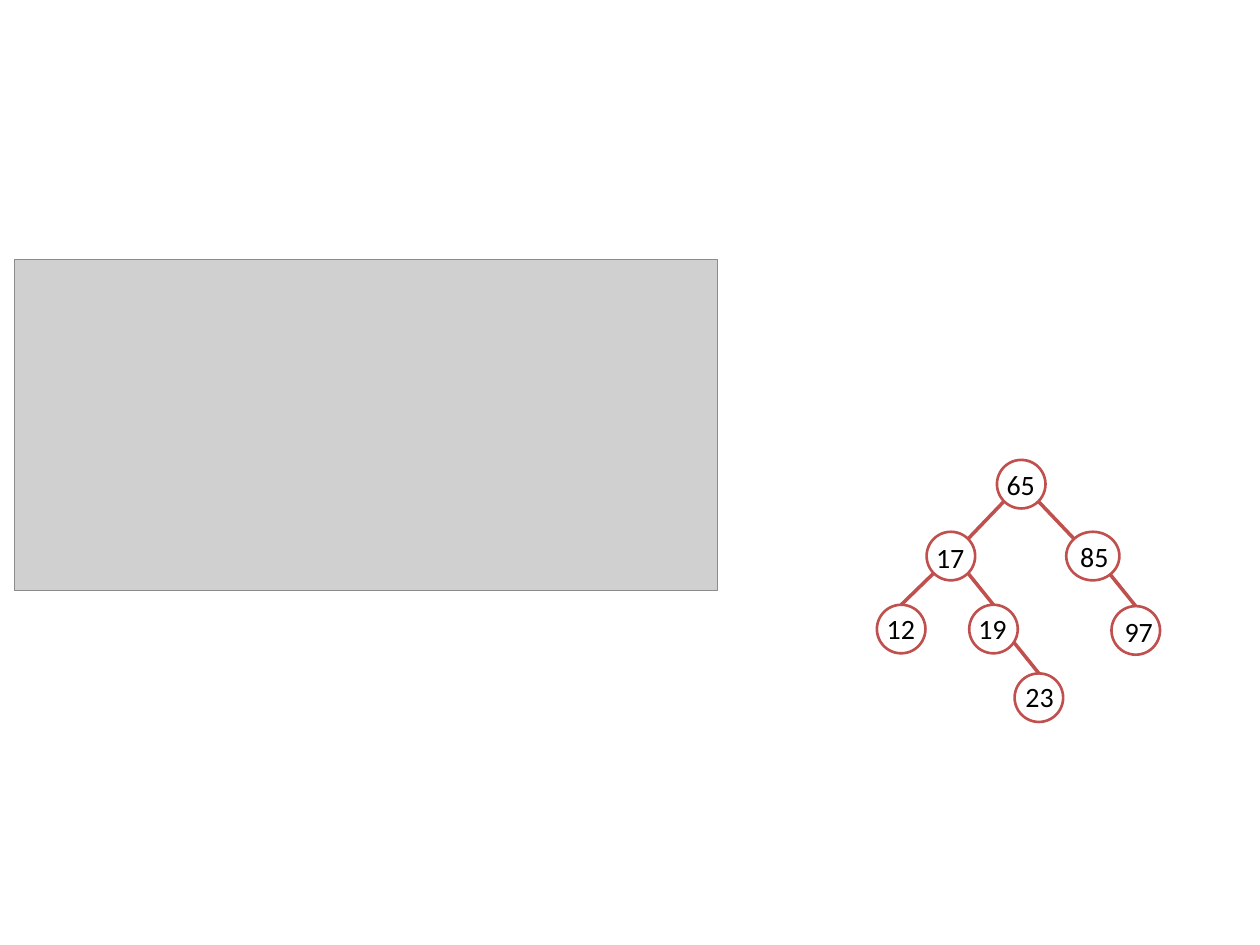
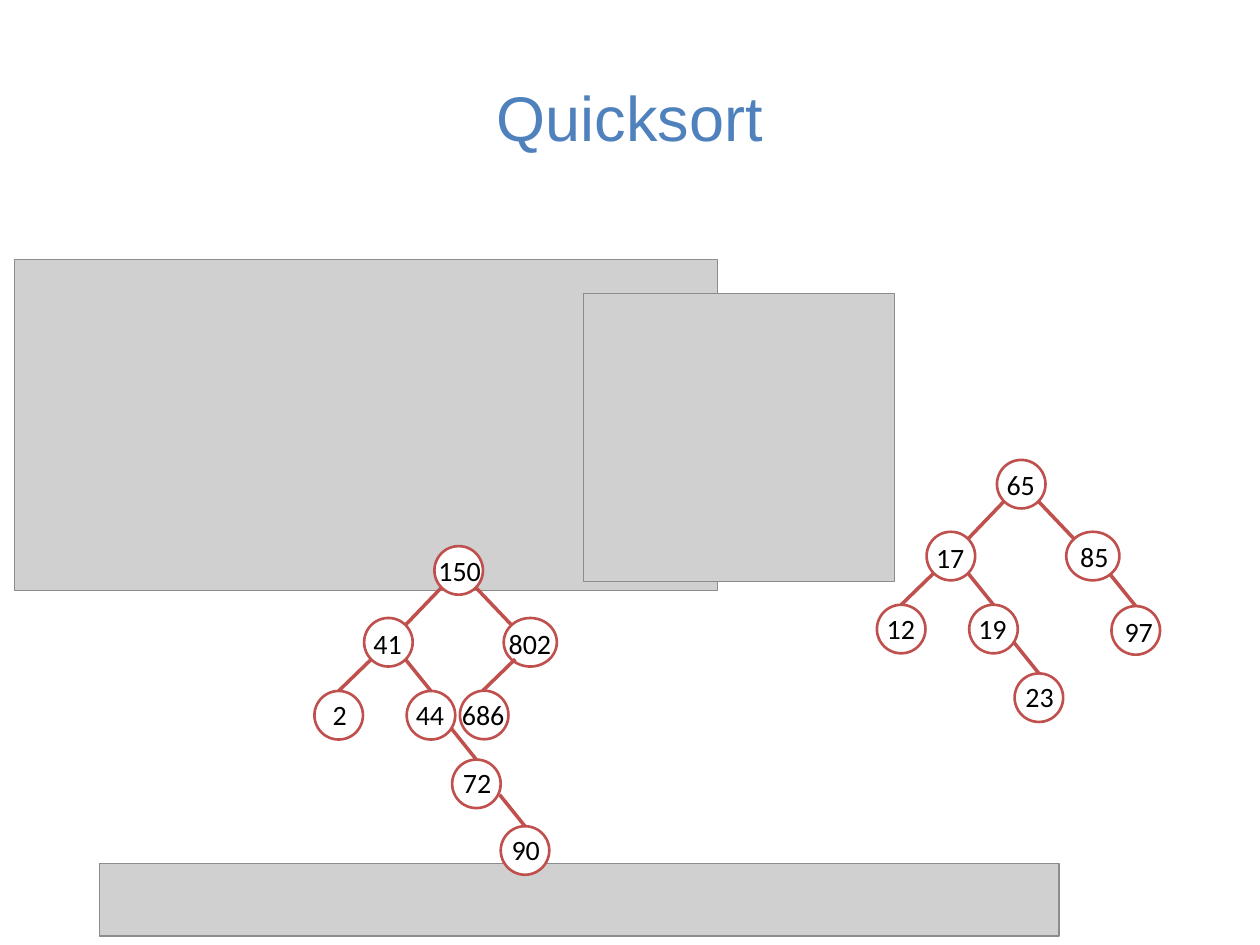
Before and after one commit to guhofstra/CSC111Fa25, a slide deck: slide 25 of FinalExamRelated.pptx. Drawn at 1260x945 pixels with LibreOffice and Linux fonts; fonts in the diff are those of the drawing; grey boxes stand for pictures. Boxes give left, top, right and bottom in pixels: in the first picture for what was removed or moved away, otherwise in the second. Text is boxed around its words. In the diff, an @@ line names an element or a change of style, - is before the commit and + after.

```diff
--- a/FinalExamRelated.pptx
+++ b/FinalExamRelated.pptx
@@ title added at <box>497,95,763,153</box>, 36 pt, text #4F81BD @@
+Quicksort
@@ picture added at <box>583,294,895,581</box> @@
@@ ellipse added at <box>435,546,484,595</box>, fill #FFFFFF, outline #C0504D 1.5 pt @@
@@ text added at <box>438,558,480,588</box>, 16 pt, text #000000 @@
+150
@@ line added from (406, 625) to (441, 587), #C0504D 2 pt @@
@@ line added from (512, 625) to (476, 587), #C0504D 2 pt @@
@@ ellipse added at <box>364,617,413,667</box>, fill #FFFFFF, outline #C0504D 1.5 pt @@
@@ ellipse added at <box>504,617,557,667</box>, fill #FFFFFF, outline #C0504D 1.5 pt @@
@@ line added from (339, 690) to (372, 659), #C0504D 2 pt @@
@@ text added at <box>373,636,401,661</box>, 16 pt, text #000000 @@
+41
@@ line added from (431, 690) to (406, 659), #C0504D 2 pt @@
@@ line added from (483, 690) to (515, 659), #C0504D 2 pt @@
@@ text added at <box>509,635,551,660</box>, 16 pt, text #000000 @@
+802
@@ ellipse added at <box>315,690,364,740</box>, fill #FFFFFF, outline #C0504D 1.5 pt @@
@@ text added at <box>333,707,347,725</box>, 16 pt, text #000000 @@
+2
@@ ellipse added at <box>407,690,456,740</box>, fill #FFFFFF, outline #C0504D 1.5 pt @@
@@ text added at <box>416,707,444,725</box>, 16 pt, text #000000 @@
+44
@@ ellipse added at <box>460,690,509,740</box>, fill #FFFFFF, outline #C0504D 1.5 pt @@
@@ text added at <box>462,701,504,731</box>, 16 pt, text #000000 @@
+686
@@ line added from (476, 760) to (451, 728), #C0504D 2 pt @@
@@ ellipse added at <box>452,760,501,809</box>, fill #FFFFFF, outline #C0504D 1.5 pt @@
@@ text added at <box>463,775,491,793</box>, 16 pt, text #000000 @@
+72
@@ line added from (525, 827) to (499, 795), #C0504D 2 pt @@
@@ ellipse added at <box>500,827,549,876</box>, fill #FFFFFF, outline #C0504D 1.5 pt @@
@@ picture added at <box>100,864,1060,936</box> @@
@@ text added at <box>512,842,540,861</box>, 16 pt, text #000000 @@
+90
```
Also in this commit, not shown: 8 other slides changed, 7 slides added, 1 slide removed, 1 other file.
